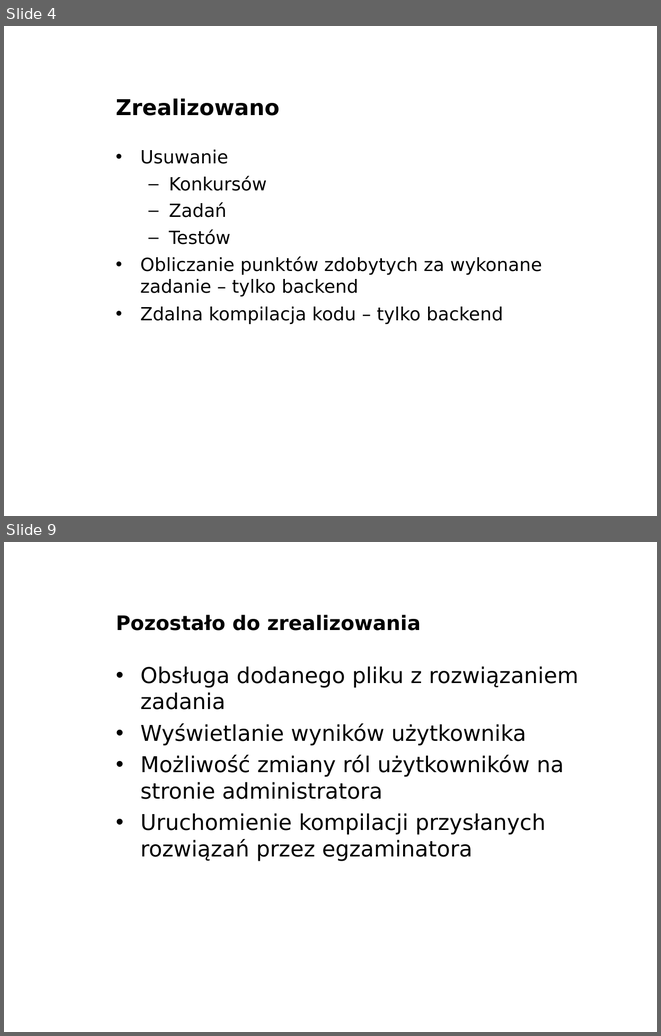
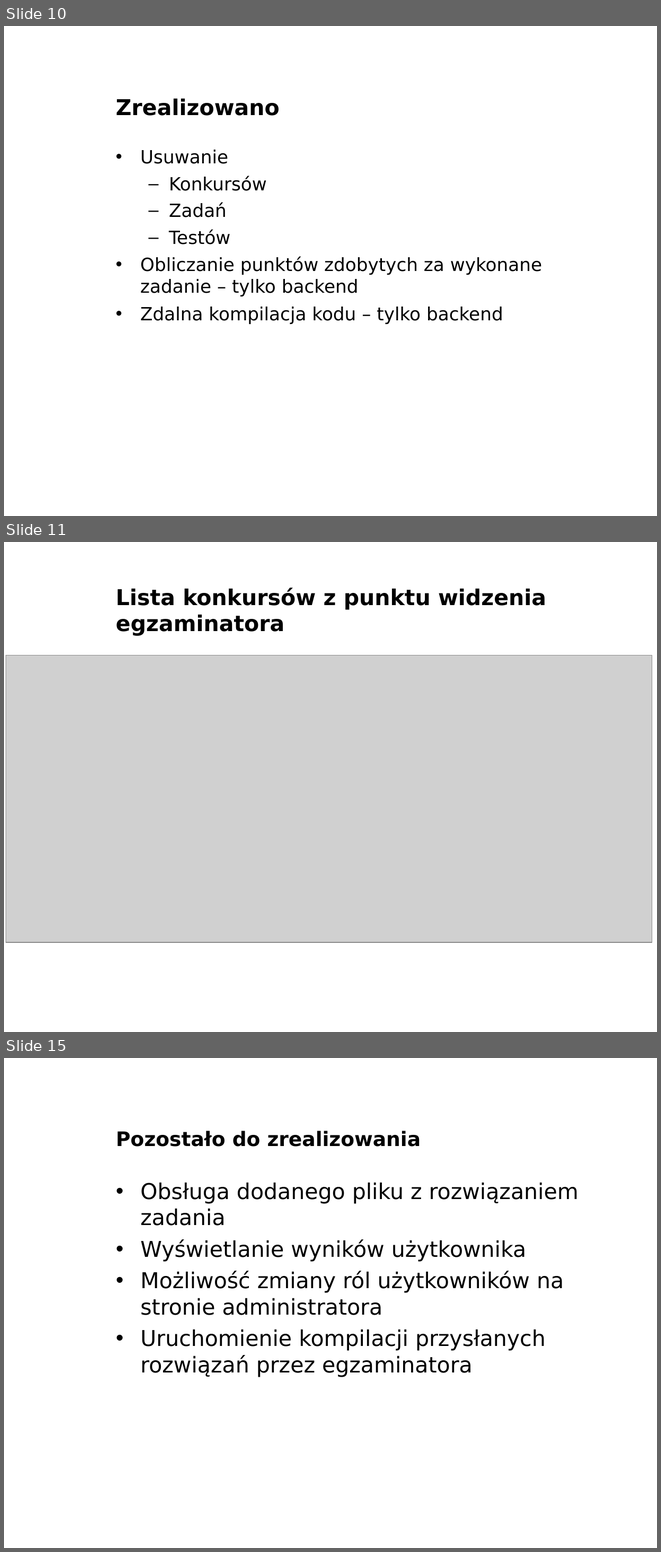
Before and after one commit to marax27/Algenic, a slide deck: docs/Presentation/AlgenicPresentation.odp. Shown one above the other, each under a label of ours: slides 4 and 9 before the commit, slides 10, 11 and 15 after it; the slides between them are not shown. The pictures are 661x1036 and 661x1552 pixels, drawn with LibreOffice and Linux fonts; fonts in the diff are those of the drawing; grey boxes stand for pictures; background and template pictures are left out. Boxes give left, top, right and bottom in pixels: in the first picture for what was removed or moved away, otherwise in the second. Text is boxed around its words. In the diff, an @@ line names an element or a change of style, - is before the commit and + after.

```diff
--- a/docs/Presentation/AlgenicPresentation.odp
+++ b/docs/Presentation/AlgenicPresentation.odp
@@ slide 11 added at bbox=[4, 542, 657, 1032], background picture (left out) @@
@@ title added at bbox=[116, 588, 546, 636], 24 pt, text #000000, bold @@
+Lista konkursów z punktu widzenia egzaminatora
@@ picture added at bbox=[6, 655, 652, 942] @@
@@ what was slide 4 is now slide 10 @@
@@ what was slide 9 is now slide 15 @@
```
Also in this commit, not shown: 9 other slides added, 4 slides removed, 3 other files.
